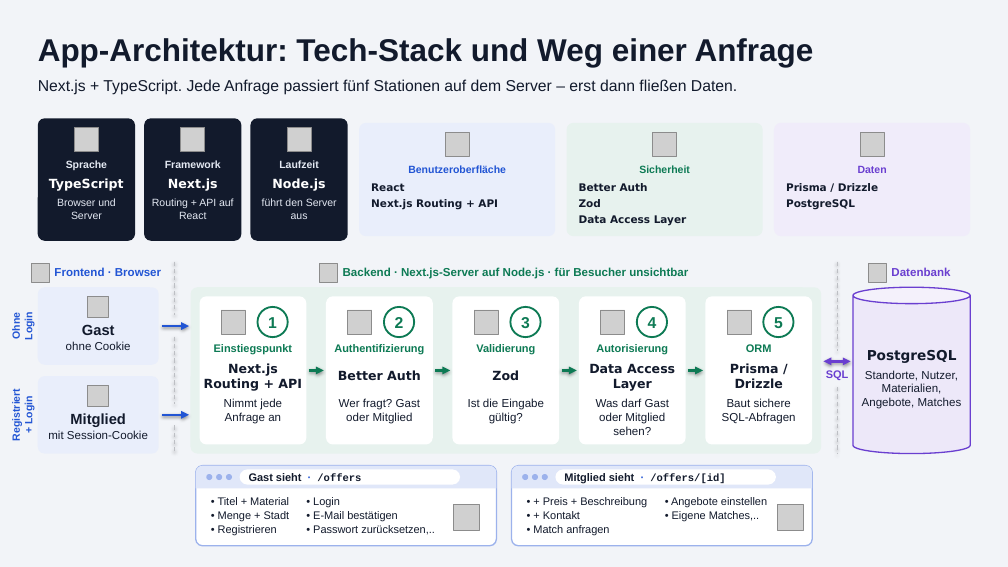
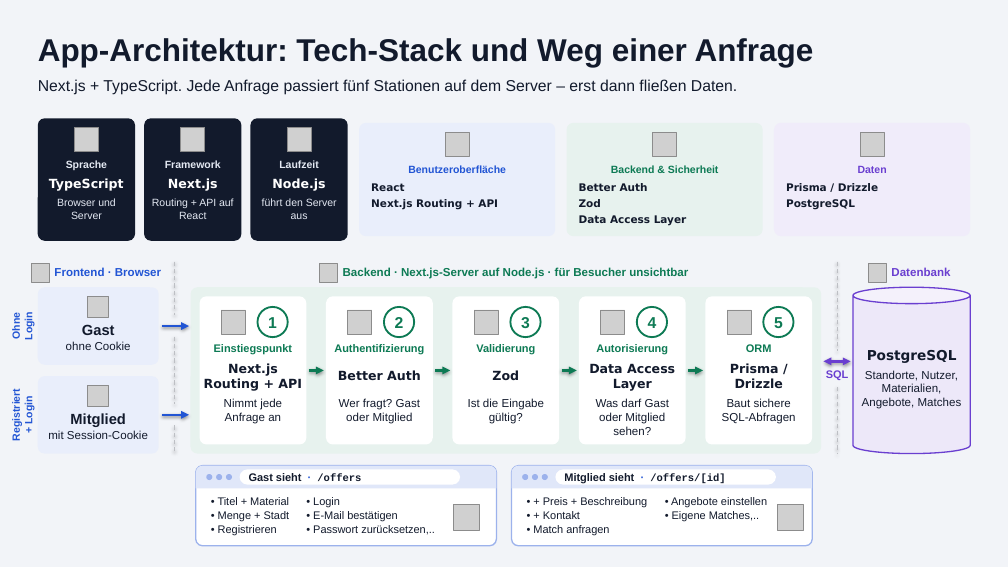
Before and after one commit to lu4k87/__project_applied_research, a slide deck: slide 1 of Praesentation/folien/App-Architektur.pptx. Drawn at 1008x567 pixels with LibreOffice and Linux fonts; fonts in the diff are those of the drawing; grey boxes stand for pictures; background and template pictures are left out. Boxes give left, top, right and bottom in pixels: in the first picture for what was removed or moved away, otherwise in the second. Text is boxed around its words. In the diff, an @@ line names an element or a change of style, - is before the commit and + after.

```diff
--- a/Praesentation/folien/App-Architektur.pptx
+++ b/Praesentation/folien/App-Architektur.pptx
@@ text at [611, 165, 719, 173]: text changed @@
-Sicherheit
+Backend & Sicherheit
```
Also in this commit, not shown: 4 other files.
